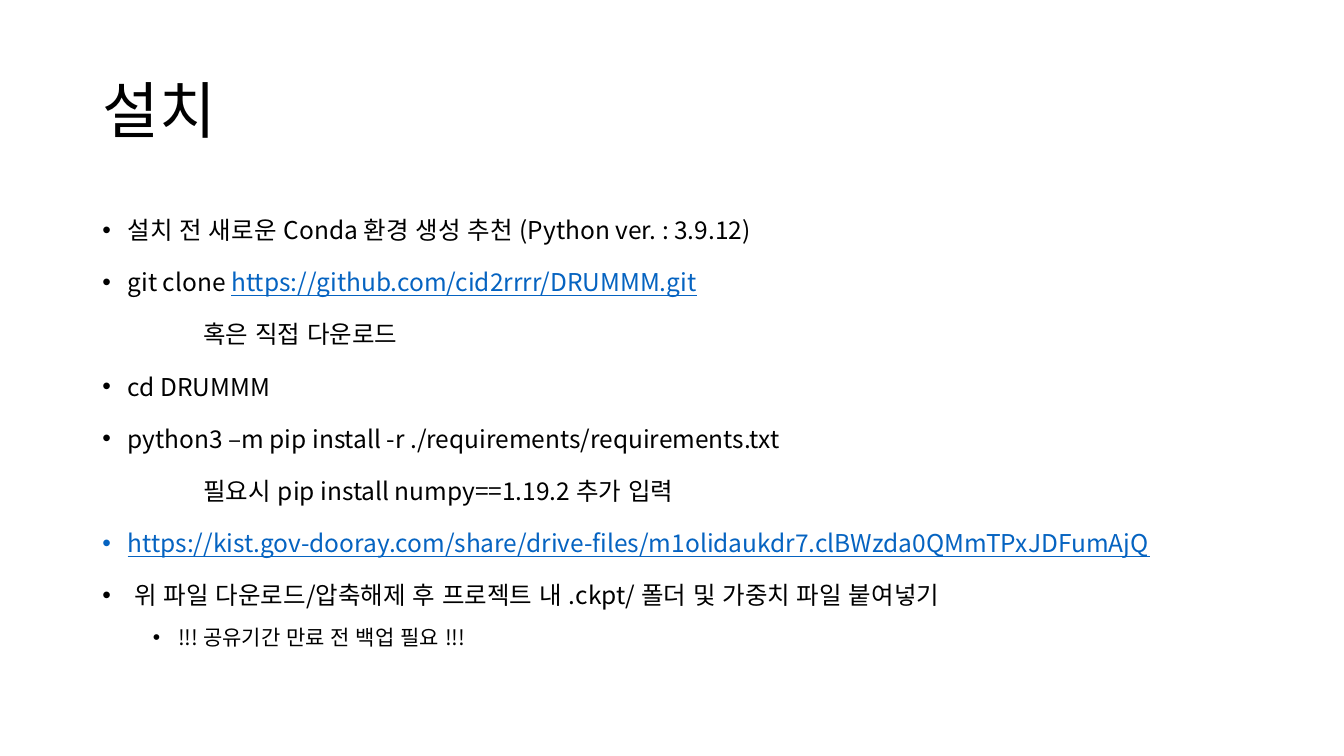
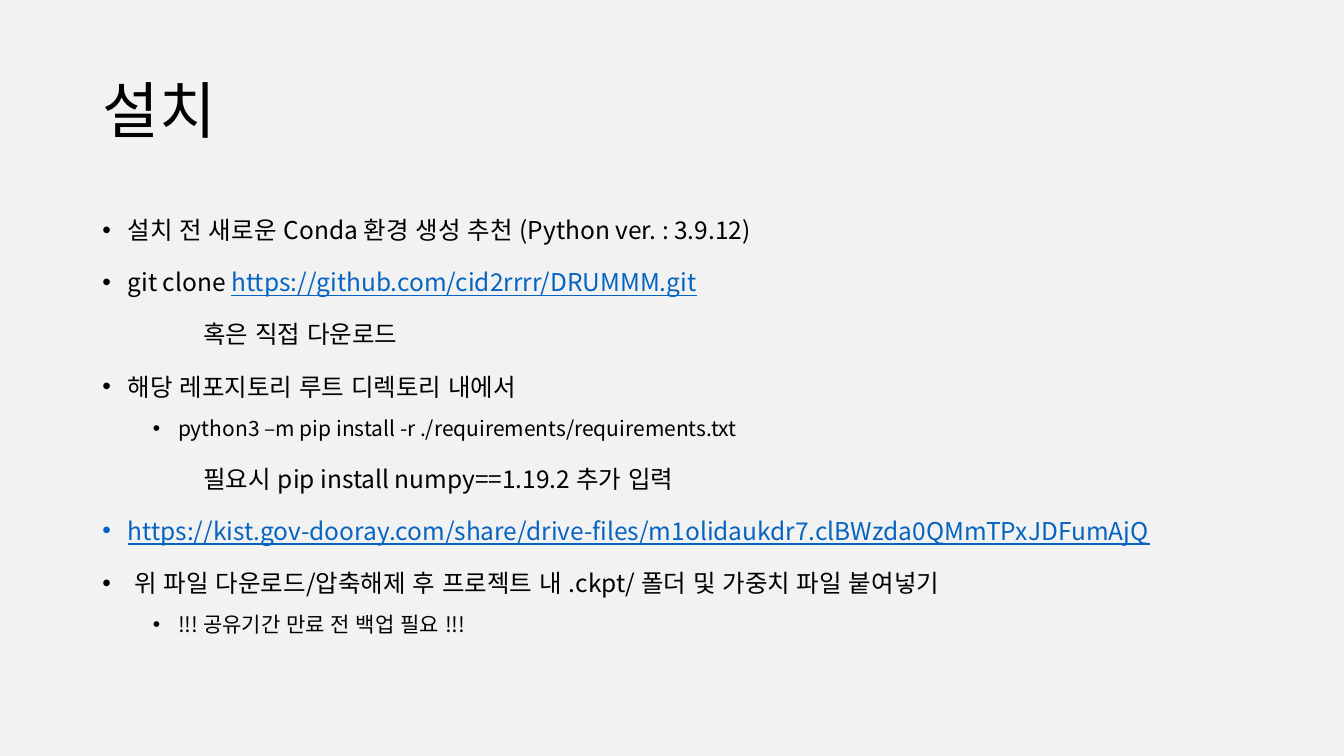
Before and after one commit to cid2rrrr/DRUMMM, a slide deck: slide 2 of 청음지능 인수인계.pptx. Drawn at 1344x756 pixels with LibreOffice and Linux fonts; fonts in the diff are those of the drawing. Boxes give left, top, right and bottom in pixels: in the first picture for what was removed or moved away, otherwise in the second. Text is boxed around its words. In the diff, an @@ line names an element or a change of style, - is before the commit and + after.

```diff
--- a/청음지능 인수인계.pptx
+++ b/청음지능 인수인계.pptx
@@ background #FFFFFF to #F2F2F2 @@
@@ text at (128,375,516,398): text changed @@
-• cd DRUMMM
+• 해당 레포지토리 루트 디렉토리 내에서
@@ text at (178,419,736,441): size 17.5 to 15 pt in "python3 –m pip install -r ./requirements/requirements.txt"; list level 1 to 2 in "python3 –m pip install -r ..." @@
```
Also in this commit, not shown: 16 other slides changed, 2 slides added, 2 other files.
